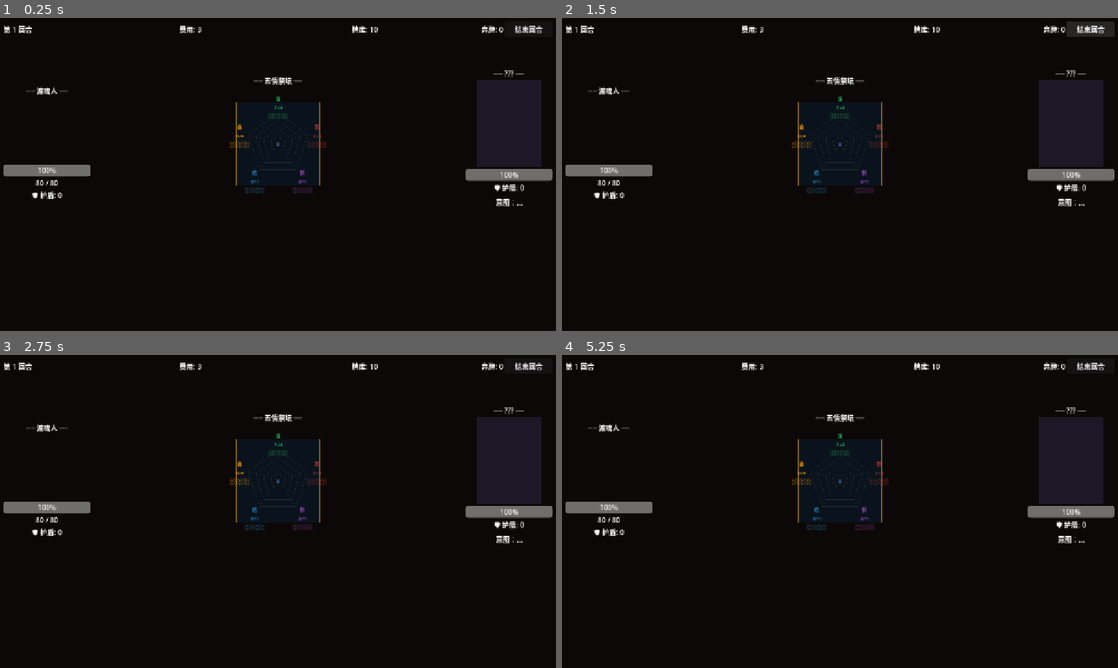
Above: before the commit, frames 1-4 (two rows, left to right).
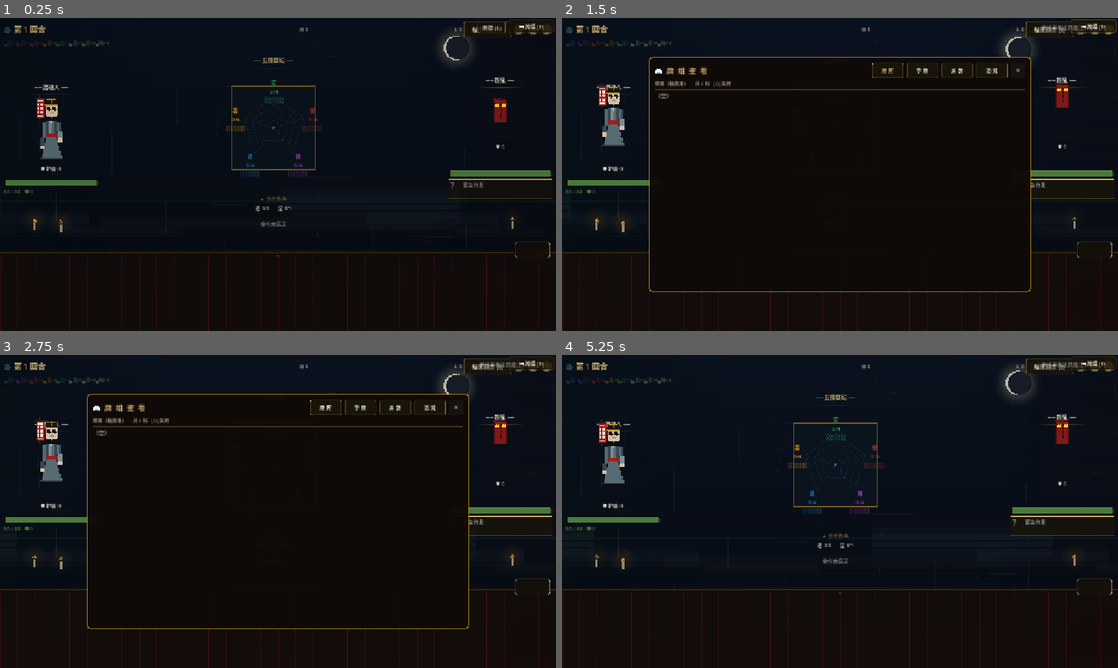
Above: after the commit, the same moments.

Repository: qianhua76123-pixel/soul-ferry
Game: Godot game, scene res://scenes/BattleScene.tscn
The game is run twice, just before and just after one commit, with the same random seed, the same clock (stepped at 60 frames per second) and the same inputs. This scene is started directly instead of the project's main scene.
Inputs (mouse positions are in pixels of both pictures, inside the frame that each line leads up to):
- Up to frame 1 (0.25 s): no input
- Up to frame 2 (1.5 s): click "结束回合" (after the commit: "结束回合 [E]") at 0.5 s; click (1095, 27) at 1.25 s, where only the run after the commit has a clickable "📖 牌组 [D]"
- Up to frame 3 (2.75 s): click (328, 408) at 2 s, where only the run after the commit has a clickable "牌 库"
- Up to frame 4 (5.25 s): click (923, 408) at 2.75 s, where only the run after the commit has a clickable "手 牌"; click (956, 408) at 3.5 s, where only the run after the commit has a clickable "弃 牌"; click (990, 408) at 4.25 s, where only the run after the commit has a clickable "消 耗"; click (1017, 408) at 5 s, where only the run after the commit has a clickable "✕"

The runs differ from the first frame. In frame 1, 6.5% of the frame differs, in the area x 0-100%, y 0-100%; in frame 2, 7.3%; in frame 3, 7.2%; in frame 4, 8.2%.
Error before the commit: Parse Error: Not all code paths return a value. (res://scripts/battle/BattleScene.gd:1049)

Commit message:
fix: 修复多处潜在运行时错误
- EmotionRadar.gd: 修复_build_edge_vignettes中null节点add_child风险
- BattleScene.gd: 修复_result_panel_bbcode缺失return语句
- GameState.gd: 修复call_deferred错误用法（应使用call_deferred方法名）

高风险bug已修复

Diff:
--- a/scripts/autoload/GameState.gd
+++ b/scripts/autoload/GameState.gd
@@ -254,4 +254,4 @@
 	delete_save()
 	# 成就：结局记录
 	AchievementManager.on_ending(ending_type)
-	TransitionManager.change_scene.call_deferred("res://scenes/EndingScene.tscn")
+	TransitionManager.call_deferred("change_scene", "res://scenes/EndingScene.tscn")
--- a/scripts/battle/BattleScene.gd
+++ b/scripts/battle/BattleScene.gd
@@ -1048,6 +1048,8 @@
 
 func _result_panel_bbcode(title: String, body: String) -> String:
 	var tc: String = UIConstants.color_of("gold").to_html(false)
+	var bc: String = UIConstants.color_of("ash").to_html(false)
+	return "[center][color=#%s]%s[/color]\n\n[color=#%s]%s[/color][/center]" % [tc, title, bc, body]
 
 ## ── 锁链 HUD 辅助函数 ──────────────────────────────────
 func _refresh_chain_label(chains: int) -> void:
--- a/scripts/ui/EmotionRadar.gd
+++ b/scripts/ui/EmotionRadar.gd
@@ -59,6 +59,9 @@
 	var root_ui: Node = get_tree().root.find_child("UI", true, false)
 	if not root_ui:
 		root_ui = get_parent()
+	if not root_ui:
+		push_warning("EmotionRadar: 无法找到有效的UI根节点，跳过边缘晕染初始化")
+		return
 	for i in range(4):
 		var r = ColorRect.new()
 		r.name = "EdgeVignette%d" % i
